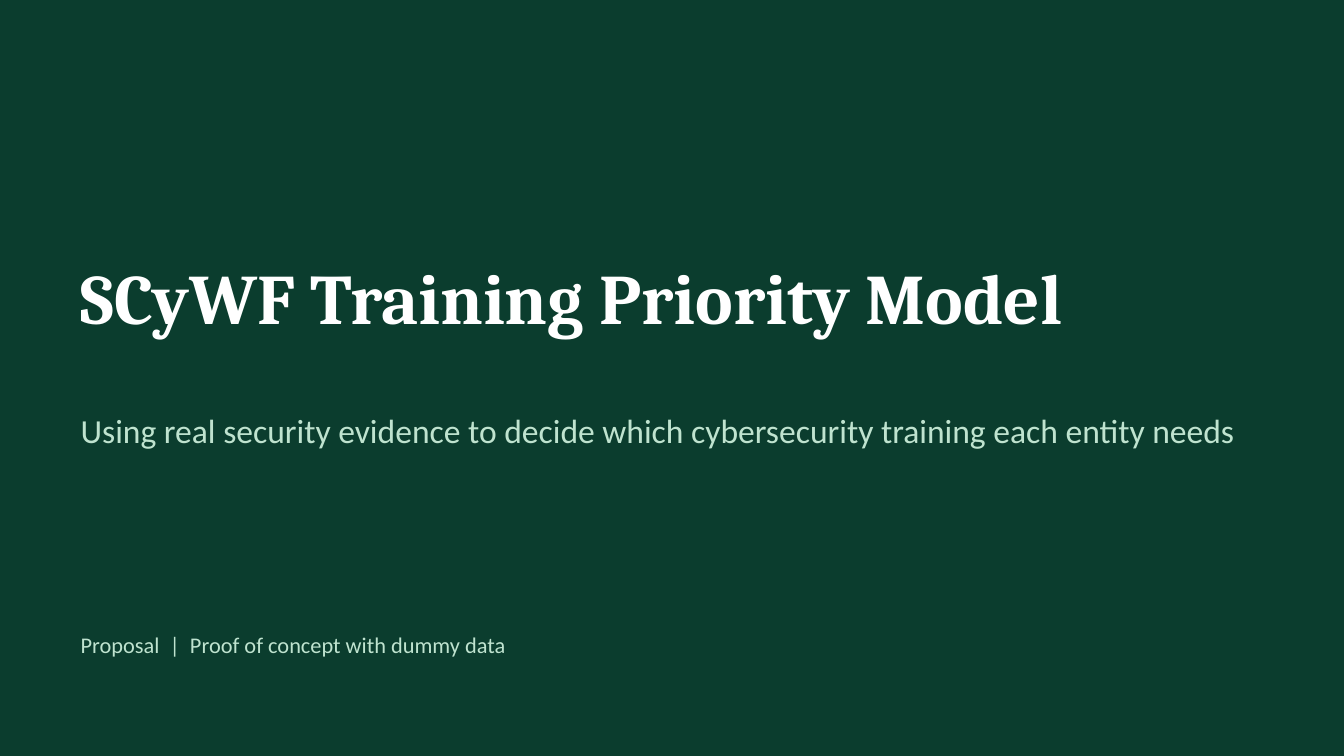
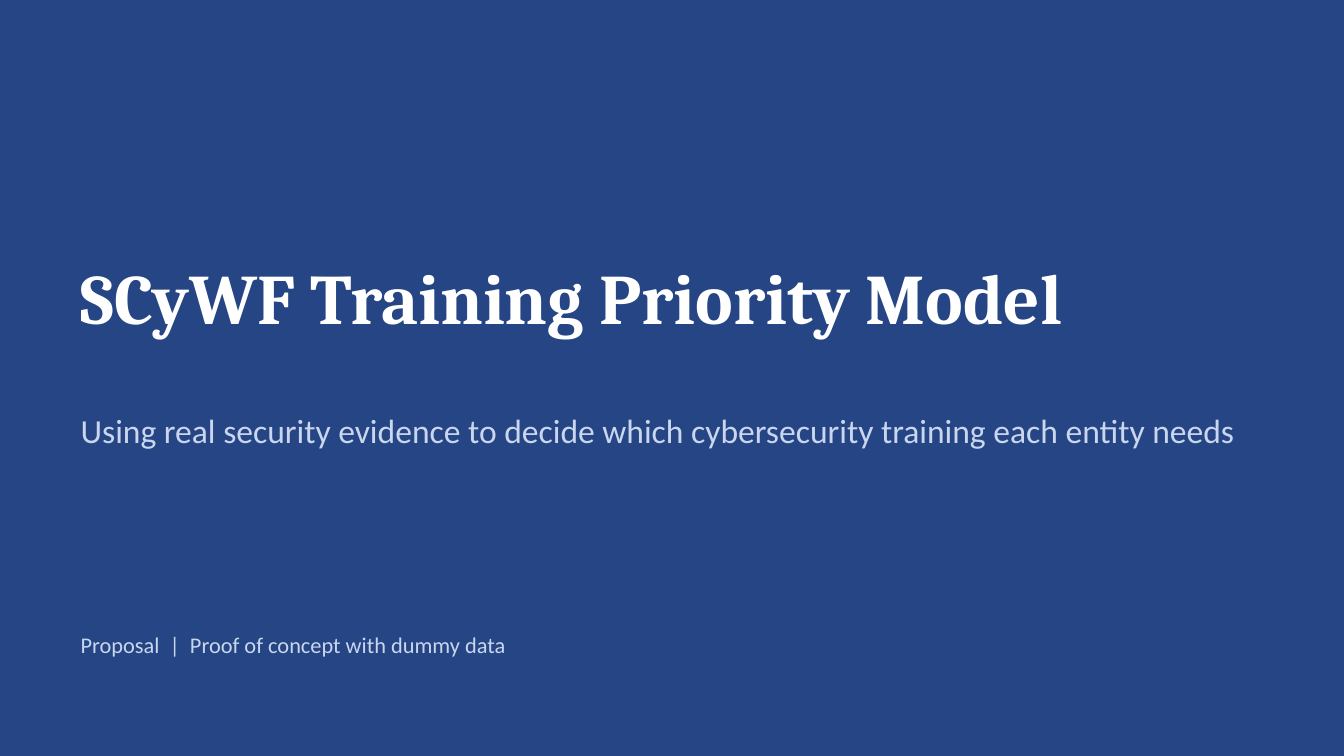
Before and after one commit to MeshaelAlessa/SCyWF, a slide deck: slide 1 of deck/SCyWF_Proposal.pptx. Drawn at 1344x756 pixels with LibreOffice and Linux fonts; fonts in the diff are those of the drawing. Boxes give left, top, right and bottom in pixels: in the first picture for what was removed or moved away, otherwise in the second. Text is boxed around its words. In the diff, an @@ line names an element or a change of style, - is before the commit and + after.

```diff
--- a/deck/SCyWF_Proposal.pptx
+++ b/deck/SCyWF_Proposal.pptx
@@ background #0B3D2E to #254585 @@
@@ text "Using real security evidence to ..." at [81, 419, 1234, 449]: text colour #BFE3CF to #C9D6EE @@
@@ text "Proposal | Proof of concept ..." at [81, 637, 505, 657]: text colour #BFE3CF to #C9D6EE @@
```
Also in this commit, not shown: 7 other slides changed, 1 other file.
